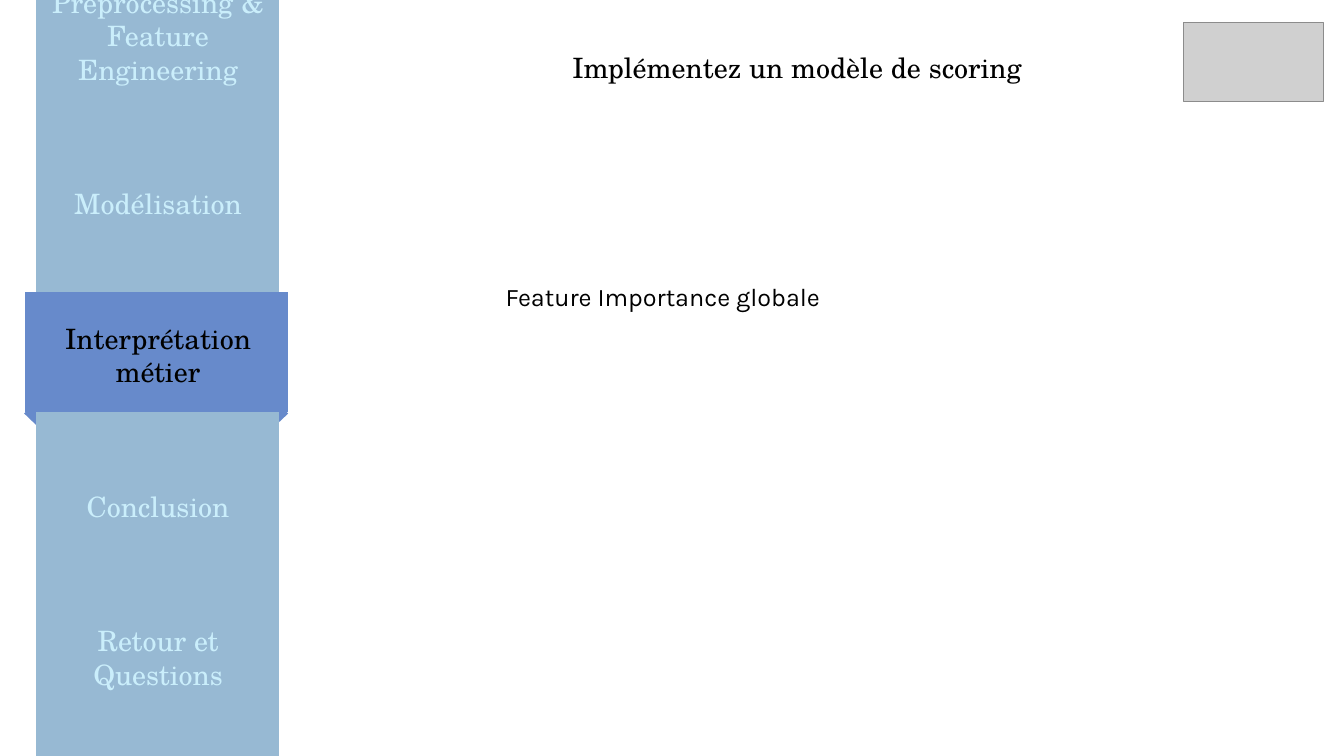
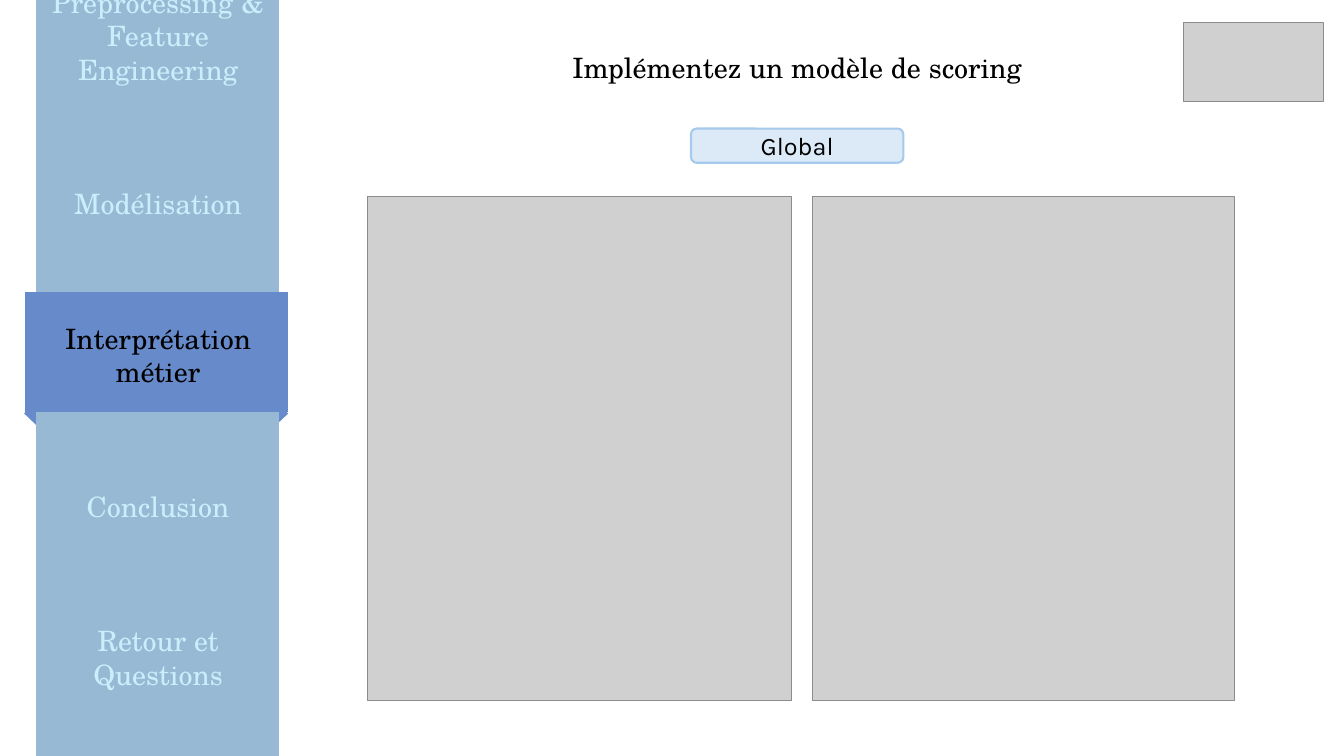
Before and after one commit to MargauxDupeyron/OC-P7-Implementez-un-modele-de-scoring, a slide deck: slide 24 of reports/Soutenance_Projet_7.pptx (slide 23 before the commit). Drawn at 1344x756 pixels with LibreOffice and Linux fonts; fonts in the diff are those of the drawing; grey boxes stand for pictures. Boxes give left, top, right and bottom in pixels: in the first picture for what was removed or moved away, otherwise in the second. Text is boxed around its words. In the diff, an @@ line names an element or a change of style, - is before the commit and + after.

```diff
--- a/reports/Soutenance_Projet_7.pptx
+++ b/reports/Soutenance_Projet_7.pptx
@@ rounded rectangle added at box(692, 129, 904, 163), fill #DCEAF7, outline #A6CAEC 1.5 pt, 18 pt, text #000000 @@
+Global
@@ picture added at box(368, 197, 791, 701) @@
@@ picture added at box(813, 197, 1235, 701) @@
@@ text removed at box(506, 288, 820, 313) @@
-Feature Importance globale
```
Also in this commit, not shown: 11 other slides changed, 2 slides added, 1 other file.
